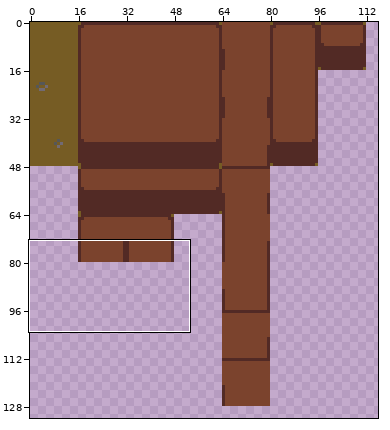
A sprite sheet gets an edit: assets/images/tiles.png. Above, an overview of the earlier version with the close-up marked.
Close-up. Old version:
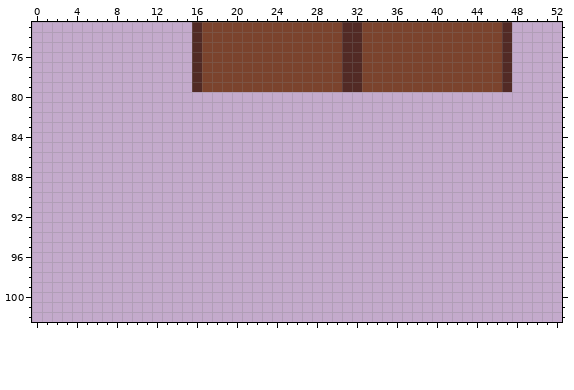
The file is 160x160 pixels. Shown: x 0..52, y 73..102. The wide view leaves out empty margins.
After the commit:
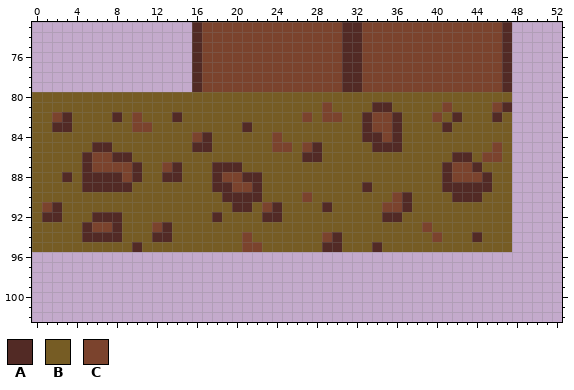
Palette (. is transparent): A #522a25  B #765c24  C #7b432d
Edits made:
{"y":80,"x":0,"old":"................................................","new":"BBBBBBBBBBBBBBBBBBBBBBBBBBBBBBBBBBBBBBBBBBBBBBBB"}
{"y":81,"x":0,"old":"................................................","new":"BBBBBBBBBBBBBBBBBBBBBBBBBBBBBCBBBBAABBBBBCBBBBCA"}
{"y":82,"x":0,"old":"................................................","new":"BBCABBBBABCBBBABBBBBBBBBBBBCBCCBBACCABBBCBABBBAB"}
{"y":83,"x":0,"old":"................................................","new":"BBAABBBBBBCCBBBBBBBBBABBBBBBBBBBBACCABBBBABBBBBB"}
{"y":84,"x":0,"old":"................................................","new":"BBBBBBBBBBBBBBBBCABBBBBBCBBBBBBBBAACABBBBBBBBBBB"}
{"y":85,"x":0,"old":"................................................","new":"BBBBBBAABBBBBBBBAABBBBBBCCBCABBBBBAAABBBBBBBBBCB"}
{"y":86,"x":0,"old":"................................................","new":"BBBBBACCAABBBBBBBBBBBBBBBBBAABBBBBBBBBBBBBAABCCB"}
{"y":87,"x":0,"old":"................................................","new":"BBBBBACCCCABBCABBBAAABBBBBBBBBBBBBBBBBBBBACCABBB"}
{"y":88,"x":0,"old":"................................................","new":"BBBABAAAACABBAABBBACCAABBBBBBBBBBBBBBBBBBACCCABB"}
{"y":89,"x":0,"old":"................................................","new":"BBBBBAAAAABBBBBBBBAACCABBBBBBBBBBABBBBBBBAAAAABB"}
{"y":90,"x":0,"old":"................................................","new":"BBBBBBBBBBBBBBBBBBBAAAABBBBCBBBBBBBBCABBBBAAABBB"}
{"y":91,"x":0,"old":"................................................","new":"BCABBBBBBBBBBBBBBBBBAABCABBBBABBBBBCCABBBBBBBBBB"}
{"y":92,"x":0,"old":"................................................","new":"BAABBBAAABBBBBBBBBABBBBAABBBBBBBBBBAABBBBBBBBBBB"}
{"y":93,"x":0,"old":"................................................","new":"BBBBBACCABBBCABBBBBBBBBBBBBBBBBBBBBBBBBCBBBBBBBB"}
{"y":94,"x":0,"old":"................................................","new":"BBBBBAAAABBBAABBBBBBBCBBBBBBBCABBBBBBBBBCBBBABBB"}
{"y":95,"x":0,"old":"................................................","new":"BBBBBBBBBBABBBBBBBBBBCCBBBBBBAABBBABBBBBBBBBBBBB"}
{"label":"added","picture_box":[32,92,512,252]}
